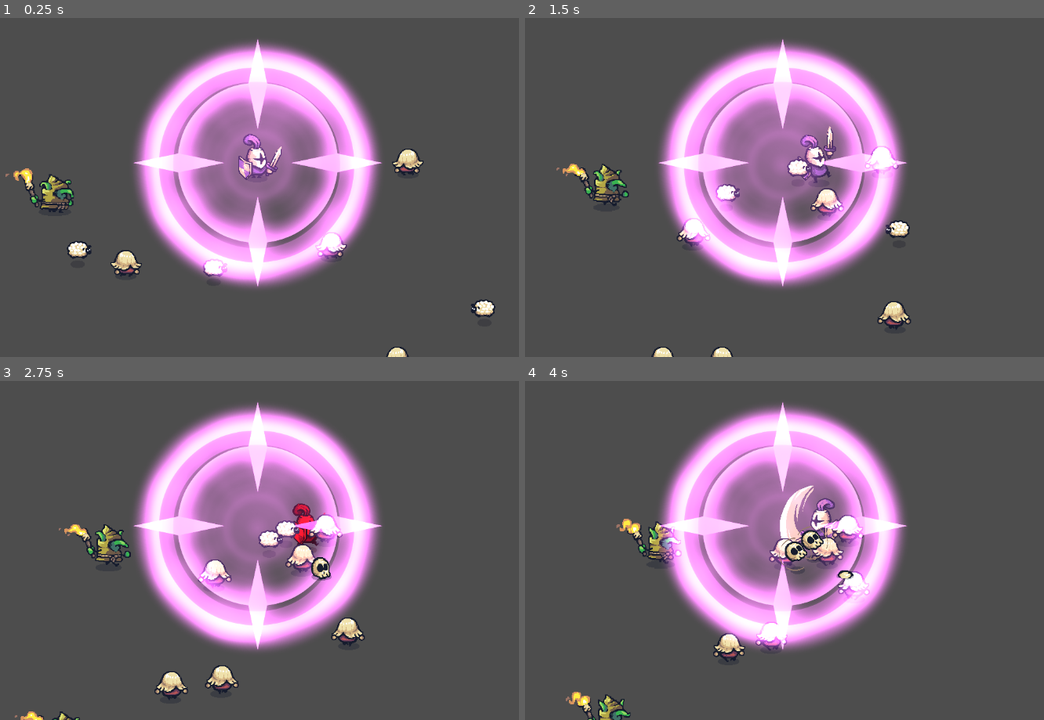
Above: before the commit, frames 1-4 (two rows, left to right).
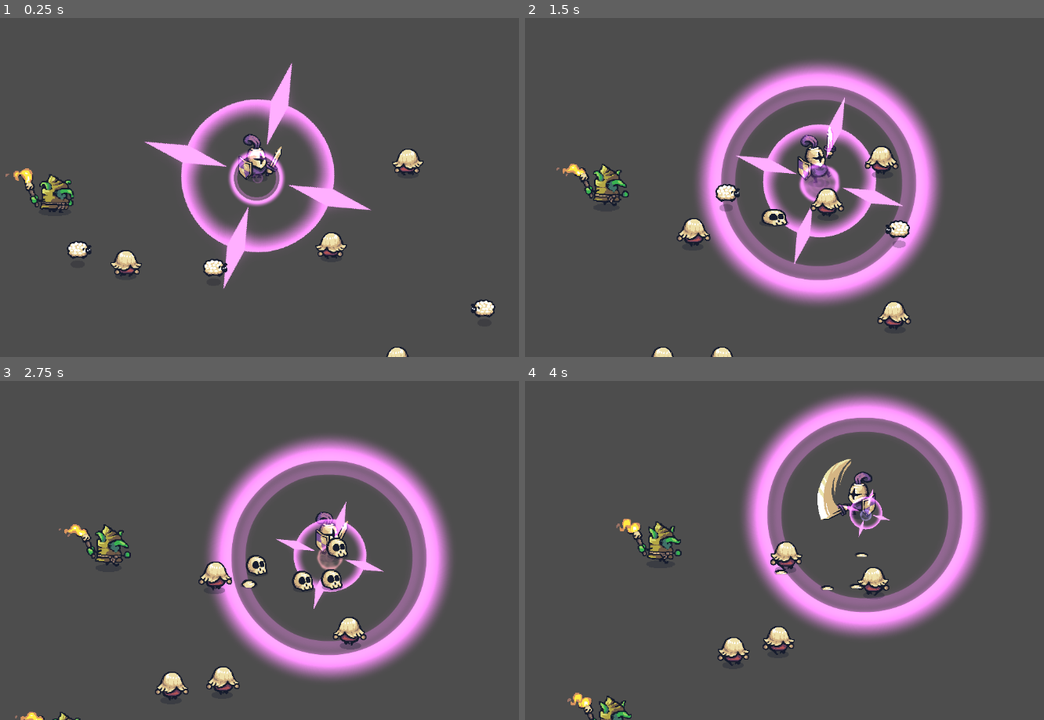
Above: after the commit, the same moments.

Repository: allefrodrigo/desafios-dio
Game: Godot game, scene res://test_scenes/test_battle.tscn
Two runs of this game, one before a commit and one after it. Both use one fixed random seed, a clock stepped at 60 frames per second and the inputs below. This scene is started directly instead of the project's main scene.
Inputs:
- Up to frame 1 (0.25 s): no input
- Up to frame 2 (1.5 s): hold Right (move_right) 0.53-1.28 s; tap Space (attack) at 0.6, 1.35 s; hold Down (move_down) from 1.28 s (still down)
- Up to frame 3 (2.75 s): release Down (move_down) at 2.03 s; hold Right (move_right) from 2.03 s (still down); tap Space (attack) at 2.1 s
- Up to frame 4 (4 s): release Right (move_right) at 2.78 s; hold Up (move_up) 2.78-3.53 s; tap Space (attack) at 2.85, 3.6 s; hold Left (move_left) from 3.53 s (still down)

The runs differ from the first frame. In frame 1, 25% of the frame differs, in the area x 25-74%, y 6-80%; in frame 2, 29%; in frame 3, 33%; in frame 4, 34%, in the area x 7-89%, y 3-100%.

Commit message:
add new things

Diff:
--- a/godot/santander/misc/ritual.gd
+++ b/godot/santander/misc/ritual.gd
@@ -1,5 +1,14 @@
 extends Node2D
 
+
+@export var damage_amount: int = 1
+
+@onready var area2d: Area2D = $Area2D
+
+
 func deal_damage():
-	print("Ritual damage")
-	pass
+	var bodies = area2d.get_overlapping_bodies()
+	for body in bodies:
+		if body.is_in_group("enemies"):
+			var enemy: Enemy = body
+			enemy.damage(damage_amount)
--- a/godot/santander/misc/ritual.tscn
+++ b/godot/santander/misc/ritual.tscn
@@ -1,9 +1,84 @@
-[gd_scene load_steps=9 format=3 uid="uid://c6fgtlrpsf82x"]
+[gd_scene load_steps=10 format=3 uid="uid://c6fgtlrpsf82x"]
 
 [ext_resource type="Texture2D" uid="uid://dk1ylqcwg4buj" path="res://addons/PNG (Transparent)/circle_03.png" id="1_7c6f0"]
 [ext_resource type="Script" path="res://misc/ritual.gd" id="1_is5qs"]
 [ext_resource type="Texture2D" uid="uid://cfay870whr8mi" path="res://addons/PNG (Transparent)/light_03.png" id="2_xjwxl"]
 [ext_resource type="Texture2D" uid="uid://dwru4rieh8s3p" path="res://addons/PNG (Transparent)/magic_03.png" id="3_ky1tr"]
+
+[sub_resource type="Animation" id="Animation_wlvtb"]
+length = 0.001
+tracks/0/type = "value"
+tracks/0/imported = false
+tracks/0/enabled = true
+tracks/0/path = NodePath("Images/Magic03:rotation")
+tracks/0/interp = 1
+tracks/0/loop_wrap = true
+tracks/0/keys = {
+"times": PackedFloat32Array(0),
+"transitions": PackedFloat32Array(1),
+"update": 0,
+"values": [0.0]
+}
+tracks/1/type = "value"
+tracks/1/imported = false
+tracks/1/enabled = true
+tracks/1/path = NodePath("Images/Circle03:scale")
+tracks/1/interp = 1
+tracks/1/loop_wrap = true
+tracks/1/keys = {
+"times": PackedFloat32Array(0),
+"transitions": PackedFloat32Array(1),
+"update": 0,
+"values": [Vector2(1, 1)]
+}
+tracks/2/type = "value"
+tracks/2/imported = false
+tracks/2/enabled = true
+tracks/2/path = NodePath("Images/Light03:modulate")
+tracks/2/interp = 1
+tracks/2/loop_wrap = true
+tracks/2/keys = {
+"times": PackedFloat32Array(0),
+"transitions": PackedFloat32Array(1),
+"update": 0,
+"values": [Color(1, 1, 1, 1)]
+}
+tracks/3/type = "value"
+tracks/3/imported = false
+tracks/3/enabled = true
+tracks/3/path = NodePath("Images/Light03:rotation")
+tracks/3/interp = 1
+tracks/3/loop_wrap = true
+tracks/3/keys = {
+"times": PackedFloat32Array(0),
+"transitions": PackedFloat32Array(1),
+"update": 0,
+"values": [0.0]
+}
+tracks/4/type = "value"
+tracks/4/imported = false
+tracks/4/enabled = true
+tracks/4/path = NodePath("Images/Magic03:scale")
+tracks/4/interp = 1
+tracks/4/loop_wrap = true
+tracks/4/keys = {
+"times": PackedFloat32Array(0),
+"transitions": PackedFloat32Array(1),
+"update": 0,
+"values": [Vector2(1e-05, 1e-05)]
+}
+tracks/5/type = "value"
+tracks/5/imported = false
+tracks/5/enabled = true
+tracks/5/path = NodePath("Images/Light03:scale")
+tracks/5/interp = 1
+tracks/5/loop_wrap = true
+tracks/5/keys = {
+"times": PackedFloat32Array(0),
+"transitions": PackedFloat32Array(1),
+"update": 0,
+"values": [Vector2(1e-05, 1e-05)]
+}
 
 [sub_resource type="Animation" id="Animation_fb1q6"]
 resource_name = "default"
@@ -63,7 +138,7 @@
 tracks/4/interp = 1
 tracks/4/loop_wrap = true
 tracks/4/keys = {
-"times": PackedFloat32Array(0, 1, 2, 3, 3.9),
+"times": PackedFloat32Array(0, 1, 2, 4, 5),
 "transitions": PackedFloat32Array(1, 1, 1, 1, 1),
 "values": [{
 "args": [],
@@ -79,59 +154,32 @@
 "method": &"deal_damage"
 }, {
 "args": [],
-"method": &"deal_damage"
+"method": &"queue_free"
 }]
 }
-
-[sub_resource type="Animation" id="Animation_wlvtb"]
-length = 0.001
-tracks/0/type = "value"
-tracks/0/imported = false
-tracks/0/enabled = true
-tracks/0/path = NodePath("Images/Magic03:rotation")
-tracks/0/interp = 1
-tracks/0/loop_wrap = true
-tracks/0/keys = {
-"times": PackedFloat32Array(0),
-"transitions": PackedFloat32Array(1),
-"update": 0,
-"values": [0.0]
-}
-tracks/1/type = "value"
-tracks/1/imported = false
-tracks/1/enabled = true
-tracks/1/path = NodePath("Images/Circle03:scale")
-tracks/1/interp = 1
-tracks/1/loop_wrap = true
-tracks/1/keys = {
-"times": PackedFloat32Array(0),
-"transitions": PackedFloat32Array(1),
-"update": 0,
-"values": [Vector2(1, 1)]
-}
-tracks/2/type = "value"
-tracks/2/imported = false
-tracks/2/enabled = true
-tracks/2/path = NodePath("Images/Light03:modulate")
-tracks/2/interp = 1
-tracks/2/loop_wrap = true
-tracks/2/keys = {
-"times": PackedFloat32Array(0),
-"transitions": PackedFloat32Array(1),
-"update": 0,
-"values": [Color(1, 1, 1, 1)]
-}
-tracks/3/type = "value"
-tracks/3/imported = false
-tracks/3/enabled = true
-tracks/3/path = NodePath("Images/Light03:rotation")
-tracks/3/interp = 1
-tracks/3/loop_wrap = true
-tracks/3/keys = {
-"times": PackedFloat32Array(0),
-"transitions": PackedFloat32Array(1),
-"update": 0,
-"values": [0.0]
+tracks/5/type = "value"
+tracks/5/imported = false
+tracks/5/enabled = true
+tracks/5/path = NodePath("Images/Magic03:scale")
+tracks/5/interp = 1
+tracks/5/loop_wrap = true
+tracks/5/keys = {
+"times": PackedFloat32Array(0, 1, 2, 3, 4, 5),
+"transitions": PackedFloat32Array(1, 1, 1, 1, 1, 1),
+"update": 0,
+"values": [Vector2(1, 1), Vector2(0.800002, 0.800002), Vector2(0.600004, 0.600004), Vector2(0.400006, 0.400006), Vector2(0.200008, 0.200008), Vector2(1e-05, 1e-05)]
+}
+tracks/6/type = "value"
+tracks/6/imported = false
+tracks/6/enabled = true
+tracks/6/path = NodePath("Images/Light03:scale")
+tracks/6/interp = 1
+tracks/6/loop_wrap = true
+tracks/6/keys = {
+"times": PackedFloat32Array(0, 1, 2, 3, 4, 5),
+"transitions": PackedFloat32Array(1, 1, 1, 1, 1, 1),
+"update": 0,
+"values": [Vector2(1e-05, 1e-05), Vector2(0.2, 0.2), Vector2(0.150003, 0.150003), Vector2(0.100005, 0.100005), Vector2(0.0500075, 0.0500075), Vector2(1e-05, 1e-05)]
 }
 
 [sub_resource type="AnimationLibrary" id="AnimationLibrary_7rix0"]
@@ -143,6 +191,9 @@
 [sub_resource type="CanvasItemMaterial" id="CanvasItemMaterial_03gcd"]
 blend_mode = 1
 
+[sub_resource type="CircleShape2D" id="CircleShape2D_5wim7"]
+radius = 218.002
+
 [node name="Ritual" type="Node2D"]
 script = ExtResource("1_is5qs")
 
@@ -150,6 +201,7 @@
 libraries = {
 "": SubResource("AnimationLibrary_7rix0")
 }
+autoplay = "default"
 
 [node name="Images" type="Node2D" parent="."]
 modulate = Color(1, 0.388235, 1, 1)
@@ -162,9 +214,16 @@
 [node name="Light03" type="Sprite2D" parent="Images"]
 material = SubResource("CanvasItemMaterial_03gcd")
 position = Vector2(2, 7)
+scale = Vector2(1e-05, 1e-05)
 texture = ExtResource("2_xjwxl")
 
 [node name="Magic03" type="Sprite2D" parent="Images"]
 material = SubResource("CanvasItemMaterial_03gcd")
 position = Vector2(2, 3)
+scale = Vector2(1e-05, 1e-05)
 texture = ExtResource("3_ky1tr")
+
+[node name="Area2D" type="Area2D" parent="."]
+
+[node name="CollisionShape2D" type="CollisionShape2D" parent="Area2D"]
+shape = SubResource("CircleShape2D_5wim7")
--- a/godot/santander/player/player.gd
+++ b/godot/santander/player/player.gd
@@ -1,9 +1,16 @@
 class_name Player
 extends CharacterBody2D
+
+@export_category("Movement")
 @export var speed: float = 3
+@export_category("Sword")
 @export var sword_damage: int = 2
-
-@export var health:int = 100
+@export_category("Ritual")
+@export var ritual_damage: int = 1
+@export var ritual_interval: float = 30
+@export var ritual_scene: PackedScene
+@export_category("Life")
+@export var health: int = 100
 @export var max_health: int = 100
 @export var death_prefab: PackedScene
 
@@ -11,28 +18,42 @@
 @onready var animation_player: AnimationPlayer = $AnimationPlayer
 @onready var sword_area: Area2D = $SwordArea
 @onready var hitbox_area: Area2D = $HitboxArea
+@onready var health_progress_bar: ProgressBar = $HealthProgressBar
 
-var input_vector: Vector2 = Vector2(0,0)
+var input_vector: Vector2 = Vector2(0, 0)
 var is_running: bool = false
 var was_running: bool = false
 var is_attacking: bool = false
-var attack_coldown: float = 0.0
-var hitbox_coldown: float = 0.0
+var attack_cooldown: float = 0.0
+var hitbox_cooldown: float = 0.0
+var ritual_cooldown: float = 0.0
 
 func _process(delta: float) -> void:
 	GameManeger.player_position = position
 
+	# Ler input
 	read_input()
-	update_attack_coldown(delta)
 
+	# Processar ataque
+	update_attack_cooldown(delta)
 	if Input.is_action_just_pressed("attack"):
 		attack()
 
+	# Processar animação e rotação de sprite
 	play_run_idle_animation()
 	if not is_attacking:
 		rotate_sprite()
 
+	# Processar dano
 	update_hitbox_detection(delta)
+
+	# Ritual
+	update_ritual(delta)
+
+	# Atualizar health bar
+	#health_progress_bar.max_value = max_health
+	#health_progress_bar.value = health
+
 
 func _physics_process(delta: float) -> void:
 
@@ -47,8 +68,25 @@
 		return
 
 	animation_player.play("attack_side_1")
-	attack_coldown = 0.6
+	attack_cooldown = 0.6
 	is_attacking = true
+
+func update_attack_cooldown(delta: float) -> void:
+	# Atualizar temporizador do ataque
+	if is_attacking:
+		attack_cooldown -= delta
+		if attack_cooldown <= 0.0:
+			is_attacking = false
+			is_running = false
+			animation_player.play("idle")
+
+func update_ritual(delta:float) -> void:
+	ritual_cooldown -= delta
+	if ritual_cooldown > 0: return
+	ritual_cooldown = ritual_interval
+	var ritual = ritual_scene.instantiate()
+	ritual.damage_amount = ritual_damage
+	add_child(ritual)
 
 
 func read_input() -> void:
@@ -80,8 +118,8 @@
 
 func update_attack_coldown(delta: float) -> void:
 		if is_attacking:
-			attack_coldown -= delta
-			if attack_coldown <= 0.0:
+			attack_cooldown -= delta
+			if attack_cooldown <= 0.0:
 				is_attacking = false
 				is_running = false
 				animation_player.play("idle")
@@ -123,10 +161,10 @@
 
 
 func update_hitbox_detection(delta: float) -> void:
-	hitbox_coldown -= delta
-	if hitbox_coldown > 0: return
+	hitbox_cooldown -= delta
+	if hitbox_cooldown > 0: return
 
-	hitbox_coldown = 0.5
+	hitbox_cooldown = 0.5
 	var bodies = hitbox_area.get_overlapping_bodies()
 	for body in bodies:
 		if body.is_in_group("enemies"):
--- a/godot/santander/player/player.tscn
+++ b/godot/santander/player/player.tscn
@@ -1,7 +1,8 @@
-[gd_scene load_steps=16 format=3 uid="uid://drst1ic08dr7w"]
+[gd_scene load_steps=17 format=3 uid="uid://drst1ic08dr7w"]
 
 [ext_resource type="Script" path="res://player/player.gd" id="1_dwtjp"]
 [ext_resource type="Texture2D" uid="uid://b5scpywj5jre3" path="res://addons/Tiny Swords/Factions/Knights/Troops/Warrior/Purple/Warrior_Purple.png" id="1_xttnr"]
+[ext_resource type="PackedScene" uid="uid://c6fgtlrpsf82x" path="res://misc/ritual.tscn" id="2_42n2s"]
 [ext_resource type="PackedScene" uid="uid://dcqu4tcbykvan" path="res://misc/big_skull.tscn" id="2_o61na"]
 
 [sub_resource type="CapsuleShape2D" id="CapsuleShape2D_a86xj"]
@@ -213,6 +214,9 @@
 
 [node name="Player" type="CharacterBody2D" groups=["player"]]
 script = ExtResource("1_dwtjp")
+ritual_damage = 5
+ritual_interval = 15.0
+ritual_scene = ExtResource("2_42n2s")
 death_prefab = ExtResource("2_o61na")
 
 [node name="Sprite2D" type="Sprite2D" parent="."]
--- a/godot/santander/test_scenes/Ritual.gd
+++ b/godot/santander/test_scenes/Ritual.gd
@@ -1,5 +1,5 @@
 extends Node2D
 
-func deal_damage():
+func x():
 	print("Deal damage")
 	pass
--- a/godot/santander/test_scenes/test_battle.tscn
+++ b/godot/santander/test_scenes/test_battle.tscn
@@ -1,10 +1,9 @@
-[gd_scene load_steps=6 format=3 uid="uid://dxe4fvri75nqb"]
+[gd_scene load_steps=5 format=3 uid="uid://dxe4fvri75nqb"]
 
 [ext_resource type="PackedScene" uid="uid://drst1ic08dr7w" path="res://player/player.tscn" id="1_6a5bx"]
 [ext_resource type="PackedScene" uid="uid://ch1em8x5d7gky" path="res://enemies/pawn.tscn" id="2_aep5x"]
 [ext_resource type="PackedScene" uid="uid://cmdyib321r01o" path="res://enemies/sheep.tscn" id="3_rhl8c"]
 [ext_resource type="PackedScene" uid="uid://mplg7jvoua0g" path="res://enemies/goblin.tscn" id="4_500vj"]
-[ext_resource type="PackedScene" uid="uid://c6fgtlrpsf82x" path="res://misc/ritual.tscn" id="5_t8lw4"]
 
 [node name="TestBattle" type="Node2D"]
 
@@ -43,6 +42,3 @@
 
 [node name="Goblin2" parent="." instance=ExtResource("4_500vj")]
 position = Vector2(40, 788)
-
-[node name="Ritual" parent="." instance=ExtResource("5_t8lw4")]
-position = Vector2(472, 287)
